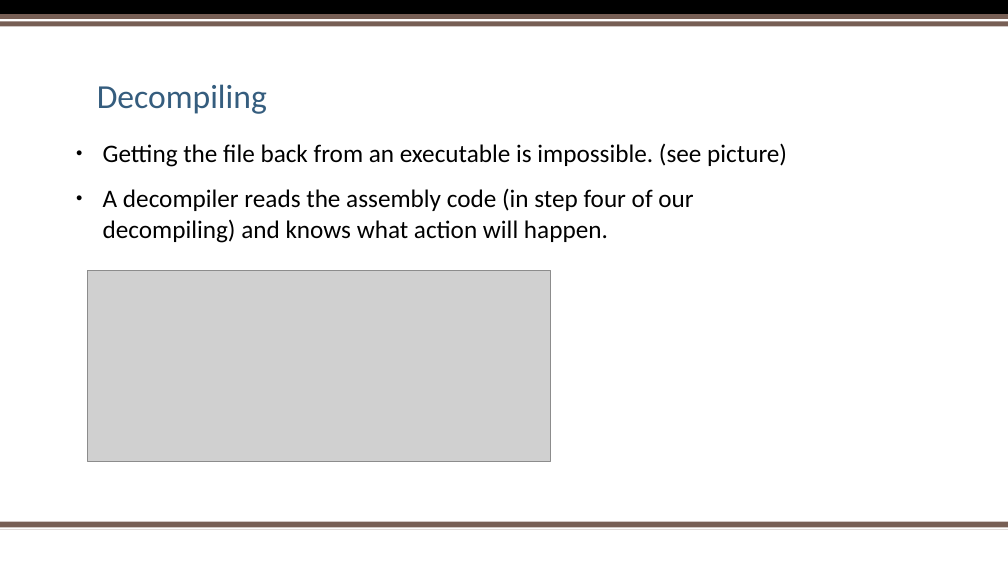
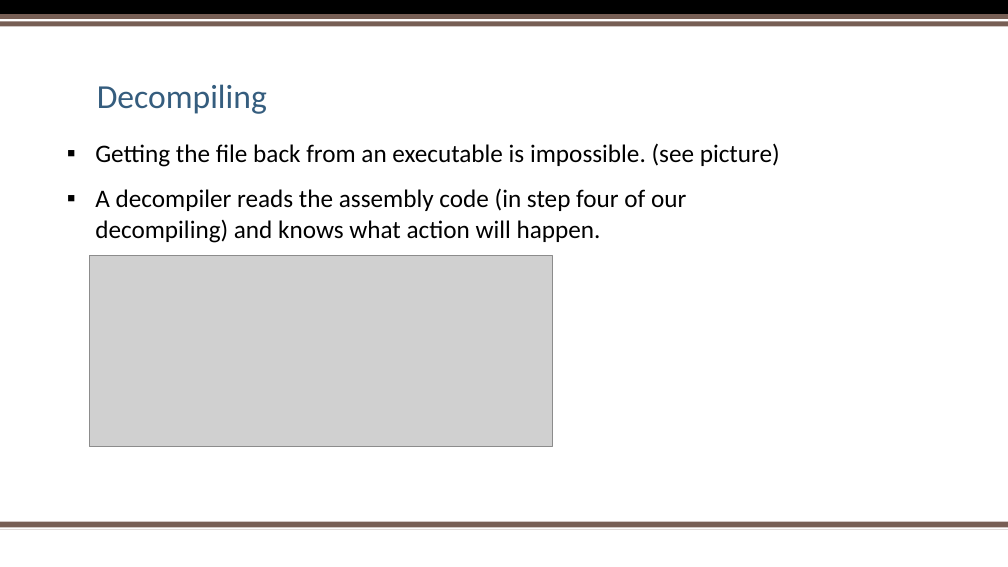
Before and after one commit to sebivenlo/ESDE_2021_Ghidra, a slide deck: slide 6 of Reverse Engineering.pptx. Drawn at 1008x567 pixels with LibreOffice and Linux fonts; fonts in the diff are those of the drawing; grey boxes stand for pictures; background and template pictures are left out. Boxes give left, top, right and bottom in pixels: in the first picture for what was removed or moved away, otherwise in the second. Text is boxed around its words. In the diff, an @@ line names an element or a change of style, - is before the commit and + after.

Commit message:
updated some visuals, added more text such as more clarifiaction on how to set up ghidra

```diff
--- a/Reverse Engineering.pptx
+++ b/Reverse Engineering.pptx
@@ text "Getting the file back from ..." at <box>95,143,780,243</box>: bullet ● to ▪ @@
@@ picture: place and size @@
-picture at <box>88,270,551,461</box>
+picture at <box>89,256,552,447</box>
```
Also in this commit, not shown: 7 other slides changed.
